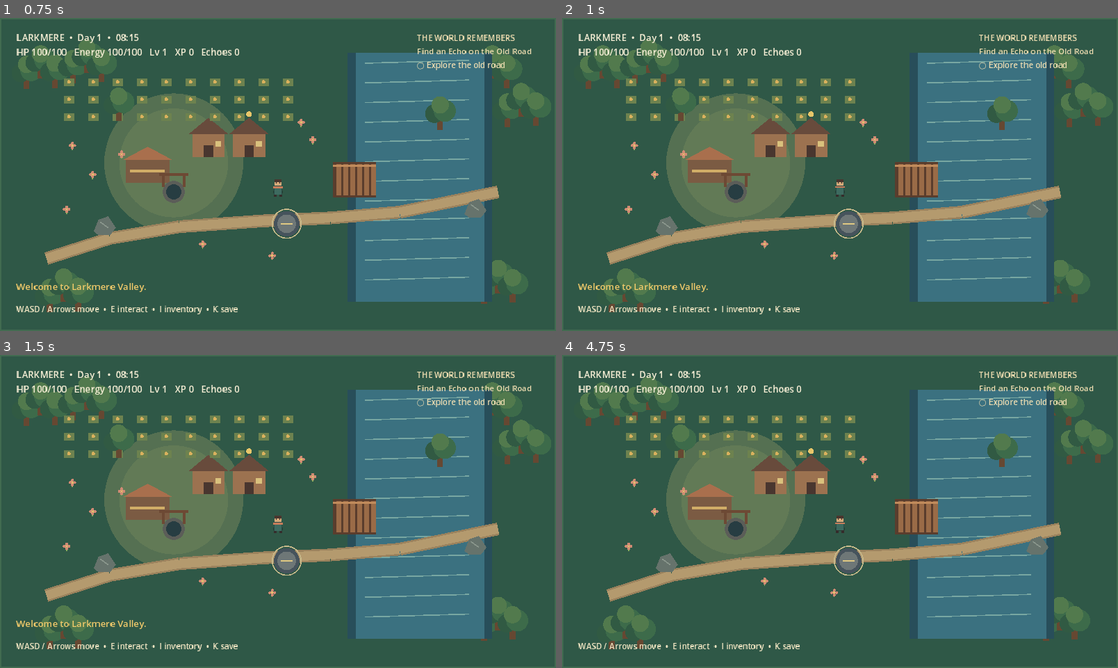
Above: before the commit, frames 1-4 (two rows, left to right).
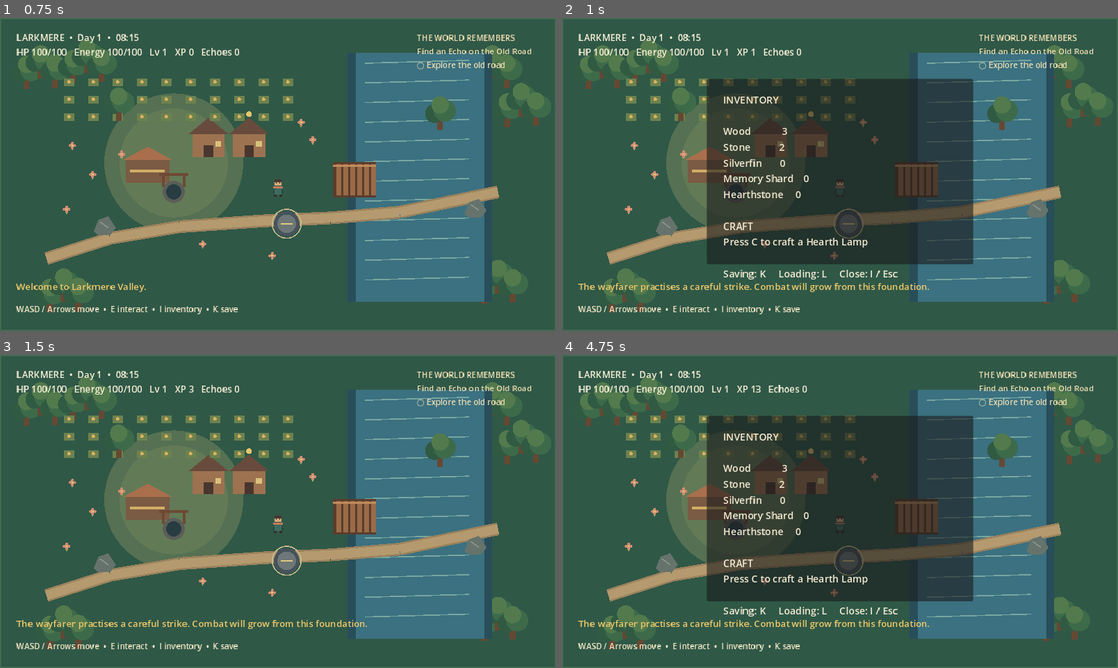
Above: after the commit, the same moments.

Repository: jordan-thirkle/pixel-rpg
Game: Godot game, scene res://scenes/main.tscn
Two runs of this game, one before a commit and one after it. Both use one fixed random seed, a clock stepped at 60 frames per second and the inputs below.
Inputs:
- Up to frame 1 (0.75 s): tap Enter at 0.5 s; tap E at 0.6 s
- Up to frame 2 (1 s): tap Space at 0.77 s; tap I at 0.8 s
- Up to frame 3 (1.5 s): tap Space at 1.07, 1.25 s; tap I at 1.35 s
- Up to frame 4 (4.75 s): tap Space at 1.52, 1.82, 3.02, 3.05, 3.32, 3.5, 3.6, 3.77, 4.07, 4.52 s; tap K at 1.55, 2.1 s; tap L at 2.3, 2.85 s; tap Enter at 2.75, 4.25 s; tap E at 3.8, 4.35 s; tap Escape (ui_cancel) at 4.15 s; tap I at 4.55 s

Frame 1 is identical in both runs. In frame 2, 29% of the frame differs, in the area x 2-74%, y 9-88%; in frame 3, 0.7%; in frame 4, 29%.

Commit message:
Make vertical slice input deterministic

Diff:
--- a/game/scripts/main.gd
+++ b/game/scripts/main.gd
@@ -60,18 +60,15 @@
 		ui.set_prompt(prompt, toast if toast_time > 0.0 else "")
 
 func _unhandled_input(event: InputEvent) -> void:
-	if event.is_action_pressed("interact"):
-		_interact()
-	elif event.is_action_pressed("inventory"):
-		ui.toggle_inventory()
-	elif event.is_action_pressed("save"):
-		_save_game()
-	elif event.is_action_pressed("load"):
-		_load_game()
-	elif event.is_action_pressed("attack"):
-		_attack()
-	elif event.is_action_pressed("ui_cancel"):
-		ui.close_panels()
+	if not event is InputEventKey or not event.pressed or event.echo:
+		return
+	match event.keycode:
+		KEY_E: _interact()
+		KEY_I: ui.toggle_inventory()
+		KEY_K: _save_game()
+		KEY_L: _load_game()
+		KEY_SPACE: _attack()
+		KEY_ESCAPE: ui.close_panels()
 
 func _update_nearby() -> void:
 	nearby_kind = ""
